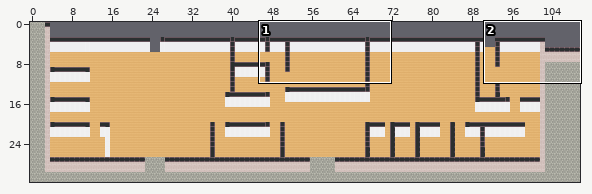
Tiled map (JSON), stored at map.tmj. Above, an overview of the earlier version with the close-up marked.
Close-up. As it was:
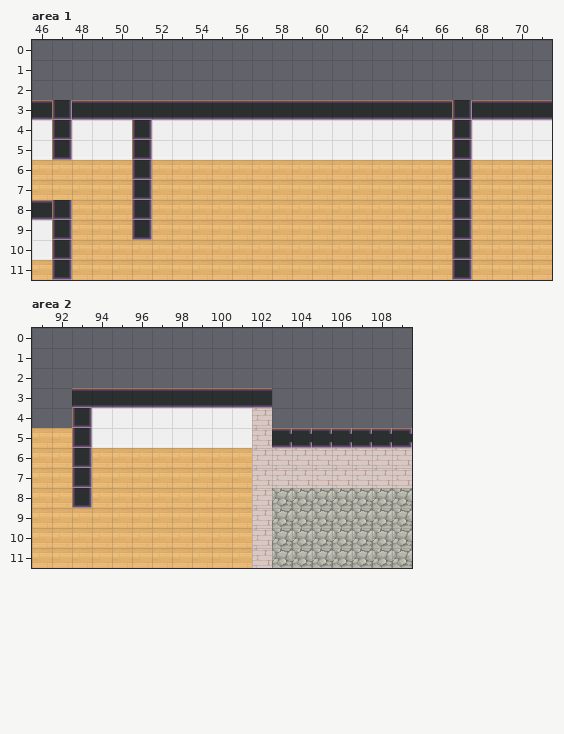
Cells are 32x32 px. Shown: area 1 x 46..71, y 0..11; area 2 x 91..109, y 0..11. The commit also changed other parts of the map, which this record leaves out.
The result:
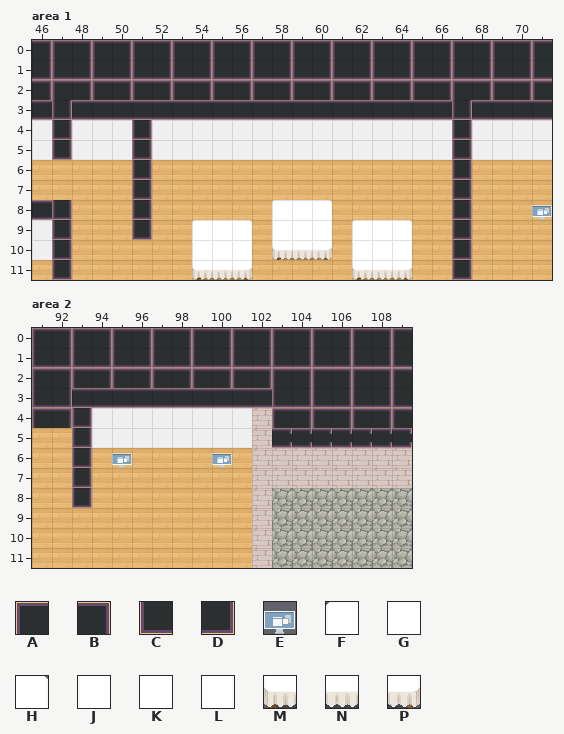
Key: from "Chunk 1": A 5, B 6, C 7, D 8, E 37, F 38, G 39, H 40, J 41, K 42, L 43, M 44, N 45, P 46.
_ is an empty cell, . an unchanged one.
Difference:
--- layer "floor/floor1", area 1
@@ x 46..71 @@
- 0 __________________________
- 1 __________________________
- 2 __________________________
+ 0 BABABABABABABABABABABABABA
+ 1 DCDCDCDCDCDCDCDCDCDCDCDCDC
+ 2 BABABABABABABABABABABABABA
--- layer "furniture/furniture1", area 1
@@ x 54..71 @@
- 8 ....___.........._
- 9 ___.___.___.......
-10 ___.___.___.......
-11 ___.....___.......
+ 8 ....FGH..........E
+ 9 FGH.JKL.FGH.......
+10 JKL.MNP.JKL.......
+11 MNP.....MNP.......
--- layer "floor/floor1", area 2
@@ x 91..109 @@
- 0 ___________________
- 1 ___________________
- 2 ___________________
- 3 __.........._______
- 4 __.........._______
+ 0 ABABABABABABABABABA
+ 1 CDCDCDCDCDCDCDCDCDC
+ 2 ABABABABABABABABABA
+ 3 CD..........CDCDCDC
+ 4 AB..........ABABABA
--- layer "furniture/furniture1", area 2
@@ x 95..100 @@
- 6 _...._
+ 6 E....E
Where, in picture pixels (left, top, right, bottom), the same in both close-ups:
added: (32, 40, 552, 100)
added: (272, 200, 332, 260)
added: (532, 205, 552, 220)
added: (192, 220, 252, 280)
added: (352, 220, 412, 280)
added: (32, 328, 412, 428)
added: (112, 453, 132, 468)
added: (212, 453, 232, 468)
